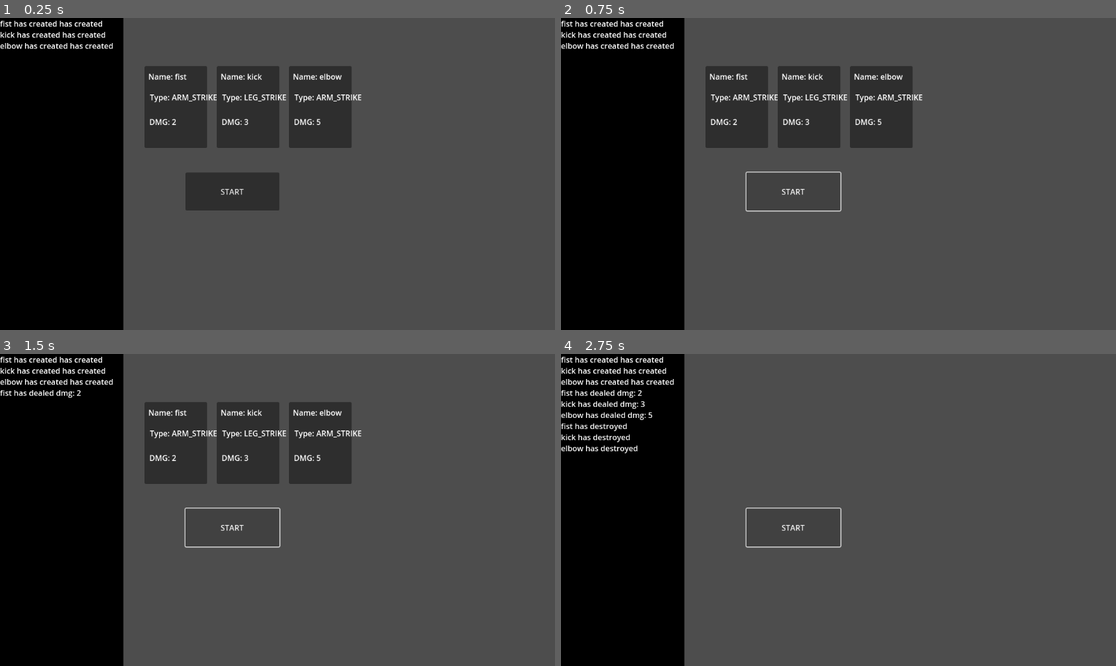
Above: before the commit, frames 1-4 (two rows, left to right).
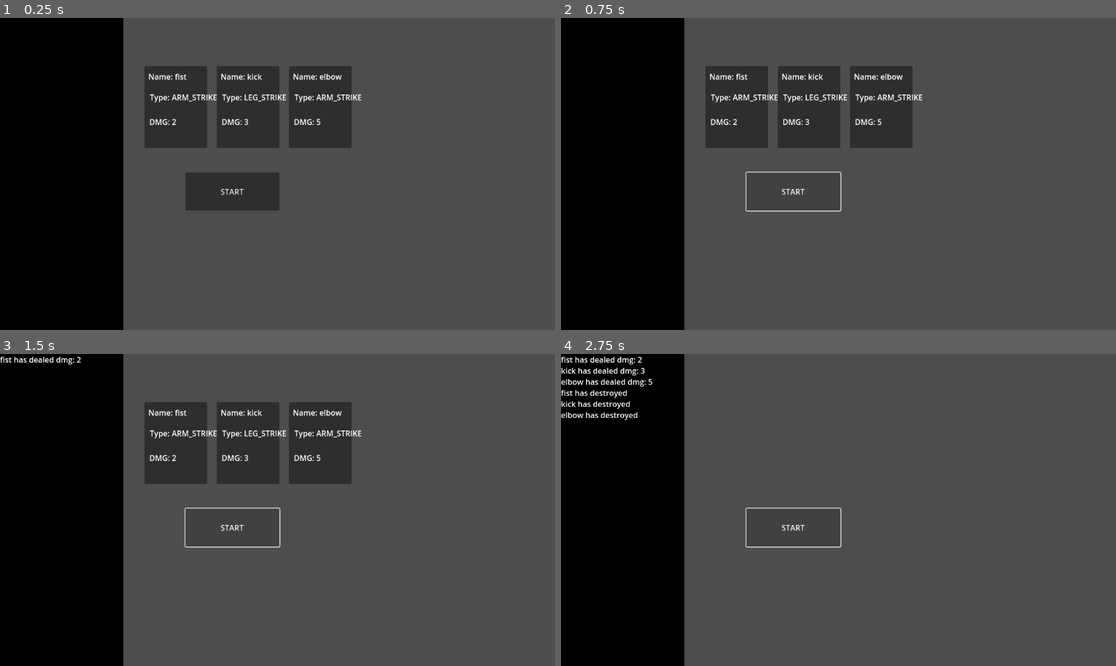
Above: after the commit, the same moments.

Repository: C0ldSt33l/Fighting-Card-Game
Game: Godot game, scene res://test_scene.tscn
Two runs of this game, one before a commit and one after it. Both use one fixed random seed, a clock stepped at 60 frames per second and the inputs below.
Inputs:
- Up to frame 1 (0.25 s): no input
- Up to frame 2 (0.75 s): click "START" at 0.5 s
- Up to frame 3 (1.5 s): click "START" at 1.25 s
- Up to frame 4 (2.75 s): click "START" at 2 s

The runs differ from the first frame. In frame 1, 0.6% of the frame differs, in the area x 0-21%, y 0-11%; in frame 2, 0.6%; in frame 3, 0.7%; in frame 4, 1.2%, in the area x 0-21%, y 0-32%.

Commit message:
add dynamic tags in `Card`

Diff:
--- a/card/card.gd
+++ b/card/card.gd
@@ -22,20 +22,38 @@
 	LEGS,
 }
 
-@export var action_name: String
-@export_range(1, 10, 1) var dmg: int
+var card_name: String :
+	set(val): self.set_tag_val('card name', val)
+	get(): return self.get_tag_val('card name')
 
-# TAGS
-@export var type: ACTION_TYPE
-@export var rarity: RARITY
-@export var direction: DIRECTION
-@export var martial_art: String
+var type: ACTION_TYPE :
+	set(val): self.set_tag_val('type', val)
+	get(): return self.get_tag_val('type')
+
+var dmg: int :
+	set(val): self.set_tag_val('dmg', val)
+	get(): return self.get_tag_val('dmg')
+
+var dir: DIRECTION :
+	set(val): self.set_tag_val('direction', val)
+	get(): return self.get_tag_val('direction')
+
+# Base tags:
+# - card name
+# - dmg
+# - type
+# - rarity
+# - direction
+# - martial art
+# - has aura
+@export var tags: Dictionary
 
 # NOTE:
-#- Think about func signature
+#- Think about func signature(`(dmg: int) -> void` or `() -> int`)
 #- When apply (during action or before card spawn)
-# if second case => move it in `BattleArena` class
+# if second case => make copy of it in `BattleArena` class
 var effects: Array[Callable] = []
+
 
 signal created(name: String)
 signal played(name: String, dealed_dmg: int)
@@ -43,10 +61,10 @@
 
 
 func _ready() -> void:
-	self.name_label.text += self.action_name
+	self.name_label.text += str(self.card_name)
 	self.type_label.text += str(ACTION_TYPE.keys()[self.type])
 	self.dmg_label.text += str(self.dmg)
-	self.created.emit(self.action_name + ' has created')
+	self.created.emit(self.card_name + ' has created')
 
 
 func play() -> void:
@@ -55,8 +73,24 @@
 	for effect in self.effects:
 		dmg += effect.call()
 
-	self.played.emit(self.action_name, dmg)
+	self.played.emit(self.card_name, dmg)
+
+
+func add_tags(new_tags: Dictionary) -> void:
+	self.tags.merge(new_tags, true)
+
+
+func has_tag(tag: String) -> bool:
+	return self.tags.keys().has(tag)
+
+
+func get_tag_val(tag: String) -> Variant:
+	return self.tags[tag] if self.has_tag(tag) else null
+
+
+func set_tag_val(tag: String, val: Variant) -> void:
+	self.tags[tag] = val
 
 
 func _exit_tree() -> void:
-	self.destroyed.emit(self.action_name)
+	self.destroyed.emit(self.card_name)
--- a/card/card.tscn
+++ b/card/card.tscn
@@ -18,6 +18,7 @@
 text = "Name: "
 
 [node name="Type" type="Label" parent="Background"]
+layout_mode = 0
 offset_left = 11.0
 offset_top = 53.0
 offset_right = 66.0
@@ -25,6 +26,7 @@
 text = "Type: "
 
 [node name="DMG" type="Label" parent="Background"]
+layout_mode = 0
 offset_left = 10.0
 offset_top = 104.0
 offset_right = 57.0
--- /dev/null
+++ b/card/card_factory.gd
@@ -0,0 +1,14 @@
+class_name CardFactory
+static var spawner := preload("res://card/card.tscn")
+
+
+static func create(tags: Dictionary) -> Card:
+	var card := spawner.instantiate() as Card
+	card.add_tags(tags)
+	return card
+
+
+static func create_with_binding(tags: Dictionary, parent: Node) -> Card:
+	var card := create(tags)
+	parent.add_child(card)
+	return card
--- /dev/null
+++ b/combo/combo.gd
@@ -0,0 +1,25 @@
+class_name Combo
+
+var pattern: Dictionary
+var length: int :
+    get():
+        return self.pattern.size()
+var effect: Callable
+
+
+func check(cards: Array[Card]) -> bool:
+    var i := 0
+    for prop in self.pattern:
+        if cards[i][prop] != self.pattern[prop]:
+            return false
+        i += 1
+    return true
+
+
+# NOTE: which signature is more suitable:
+    # - (score: int, multiply: int) -> void
+    # - (score: Vector2i) -> void
+    # - (cards: Array[Card]) -> void
+    # - (score: Vector2i, cards: Array[Card]) -> void
+func apply_effect() -> void:
+    self.effect.call()
--- a/test_scene.gd
+++ b/test_scene.gd
@@ -1,7 +1,6 @@
 extends Node2D
 
 @onready var logger := $Logger as RichTextLabel
-@onready var card_factory := preload("res://card/card.tscn")
 @onready var timer := $Timer as Timer
 
 var cards: Array[Card] = []
@@ -10,17 +9,17 @@
 func _ready() -> void:
 	var configs := [
 		{
-			'action_name': 'fist',
+			'card name': 'fist',
 			'type': Card.ACTION_TYPE.ARM_STRIKE,
 			'dmg': 2
 		},
 		{
-			'action_name': 'kick',
+			'card name': 'kick',
 			'type': Card.ACTION_TYPE.LEG_STRIKE,
 			'dmg': 3
 		},
 		{
-			'action_name': 'elbow',
+			'card name': 'elbow',
 			'type': Card.ACTION_TYPE.ARM_STRIKE,
 			'dmg': 5
 		},
@@ -70,12 +69,10 @@
 
 
 func spawn_card(config: Dictionary, pos: Vector2) -> void:
-	var card := self.card_factory.instantiate() as Card
+	var card := CardFactory.create_with_binding(config, self)
 	card.created.connect(self.create_log)
 	card.played.connect(self.action_log)
 	card.destroyed.connect(self.destroy_log)
 	card.position = pos
-	for prop in config:
-		card[prop] = config[prop]
+
 	self.cards.append(card)
-	self.add_child(card)
Not shown, added: tes232.tmp
Not shown, added: tes3E86.tmp
Not shown, added: tesC47A.tmp
